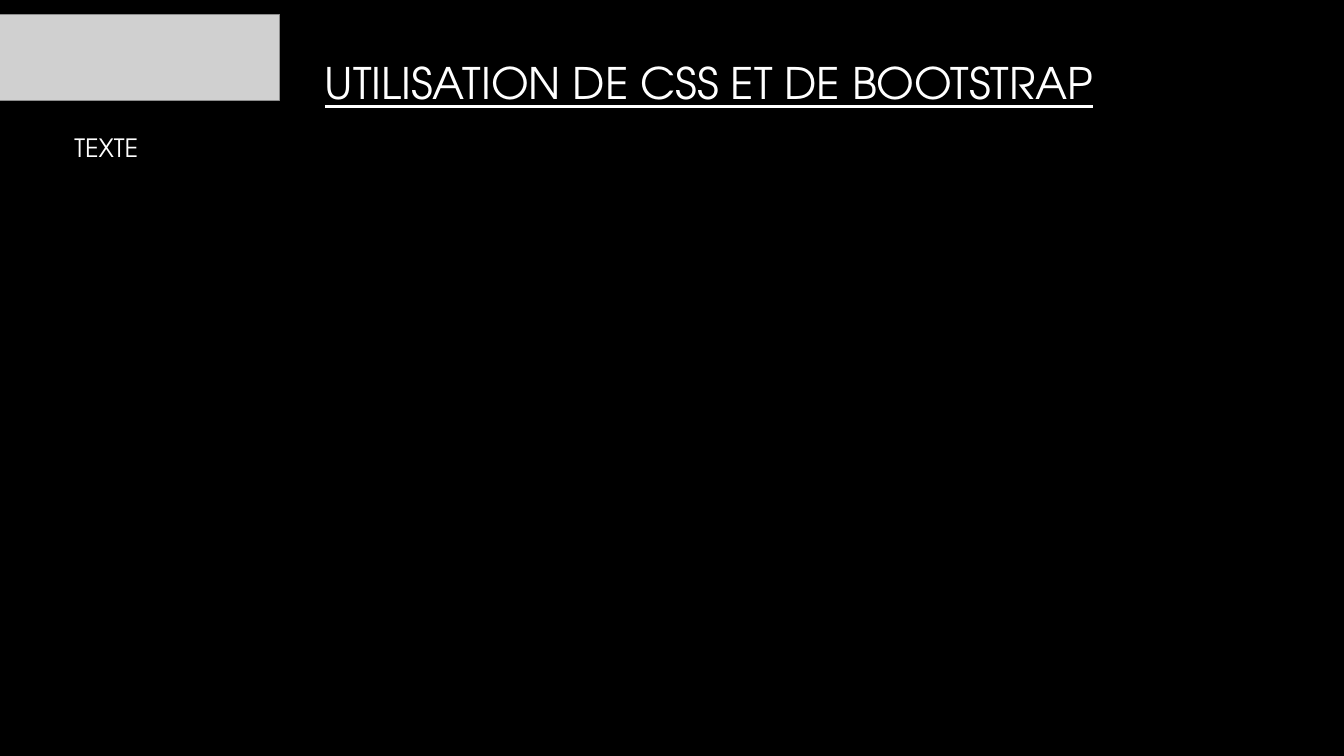
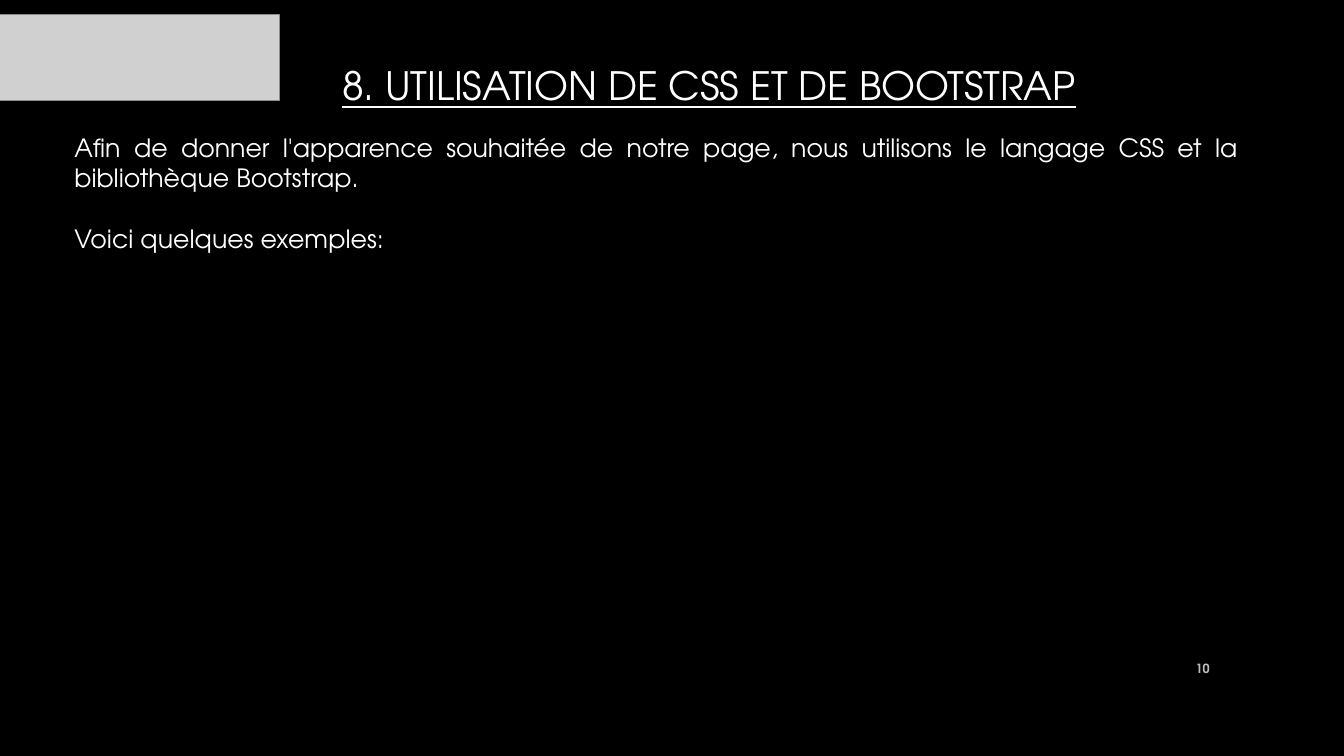
Before and after one commit to sodoto/projetFinal, a slide deck: slide 10 of presentation/CommunAction.pptx (slide 8 before the commit). Drawn at 1344x756 pixels with LibreOffice and Linux fonts; fonts in the diff are those of the drawing; grey boxes stand for pictures; background and template pictures are left out. Boxes give left, top, right and bottom in pixels: in the first picture for what was removed or moved away, otherwise in the second. Text is boxed around its words. In the diff, an @@ line names an element or a change of style, - is before the commit and + after.

```diff
--- a/presentation/CommunAction.pptx
+++ b/presentation/CommunAction.pptx
@@ title at [342,70,1076,108]: text changed; size 31 to 27.9 pt @@
-UTILISATION DE CSS ET DE BOOTSTRAP
+8. UTILISATION DE CSS ET DE BOOTSTRAP
@@ text at [74,138,1237,253]: text changed @@
-TEXTE
+Afin de donner l'apparence souhaitée de notre page, nous utilisons le langage CSS et la bibliothèque Bootstrap.
+Voici quelques exemples:
@@ page number added at [1196,663,1210,673], 9 pt, text #BFBFBF, bold @@
+10
```
Also in this commit, not shown: 11 other slides changed, 2 slides added.
